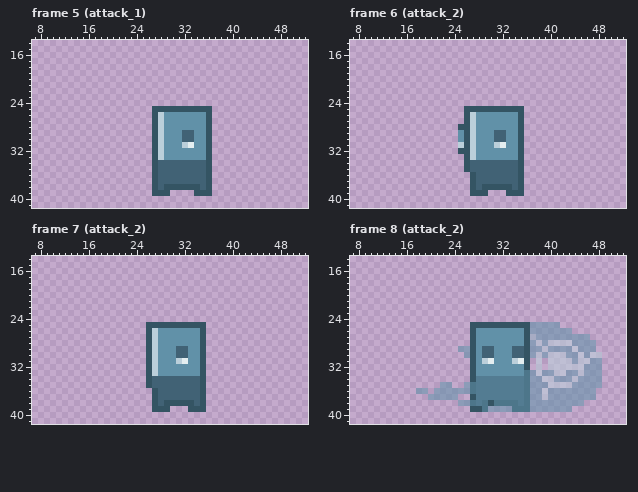
One commit to this pixel-art file: Game_Project/ProtoType_v1/assets/animation/player.ase. The first picture shows the starting point.
64x64 pixels, 28 frames. Shown: frame 5 (attack_1): x 7..52, y 14..41; frame 6 (attack_2): x 7..52, y 14..41; frame 7 (attack_2): x 7..52, y 14..41; frame 8 (attack_2): x 7..52, y 14..41. The commit also changed other frames, which this record leaves out.
Now the later version:
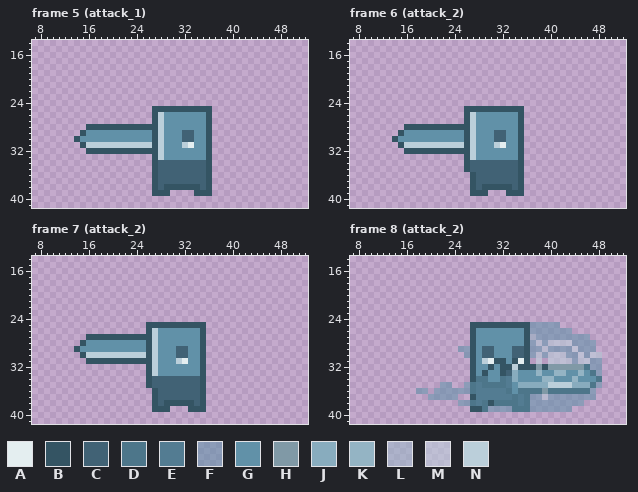
Palette (. is transparent): A #e4eef0  B #345463  C #416275  D #4d768a  E #537c92  F #6191a88f  G #6191a8  H #8099a6  J #88acbe  K #94b4c4  L #9bb9c88f  M #bbcfda8f  N #bbcfda
Changes in this commit:
layer "weapon/object" now shown
Frame 5 (attack_1), layer "weapon/object":
y 28: x 16..26 ........... -> BBBBBBBBBBB
y 29: x 15..26 ............ -> BGGGGGGGGGGG
y 30: x 14..26 ............. -> BGGGGGGGGGGGG
y 31: x 15..26 ............ -> BNNNNNNNNNNN
y 32: x 16..26 ........... -> BBBBBBBBBBB
Frame 6 (attack_2), layer "weapon/object":
y 28: x 16..24 ......... -> BBBBBBBBB
y 29: x 15..24 .......... -> BGGGGGGGGG
y 30: x 14..24 ........... -> BGGGGGGGGGG
y 31: x 15..24 .......... -> BNNNNNNNNN
y 32: x 16..24 ......... -> BBBBBBBBB
Frame 7 (attack_2), layer "weapon/object":
y 27: x 16..25 .......... -> BBBBBBBBBB
y 28: x 15..25 ........... -> BGGGGGGGGGG
y 29: x 14..25 ............ -> BGGGGGGGGGGG
y 30: x 15..25 ........... -> BNNNNNNNNNN
y 31: x 16..25 .......... -> BBBBBBBBBB
Frame 8 (attack_2), layer "weapon/object":
y 31: x 31..32 GG -> BB; x 34 N -> B
y 32: x 30 G -> B; x 32..35 GGGG -> BBNB; x 37..46 .M.MMMMMMF -> BHBHHHHHHD
y 33: x 29 G -> B; x 32..34 GGG -> BCJ; x 36..47 DFMFFMMFFMFF -> GGKGGKKGGKGD
y 34: x 28..32 EEEEE -> DDGGD; x 34..48 EEDFFMMFFFMFFFF -> JGGGGKKGGGKGGGD
y 35: x 29..32 EEEE -> DDDD; x 34..47 EEDFFFMMMMFFFF -> GJJJJJNNNNJJJD
y 36: x 33..35 EEE -> DGD; x 37..46 FFMFFFFFFF -> DDHDDDDDDD
y 37: x 34 E -> D
Changed places in both pictures, as pixel boxes (x1, y1, x2, y2):
added: (74, 124, 152, 154)
added: (392, 124, 458, 154)
added: (74, 334, 146, 364)
changed: (476, 358, 602, 400)
